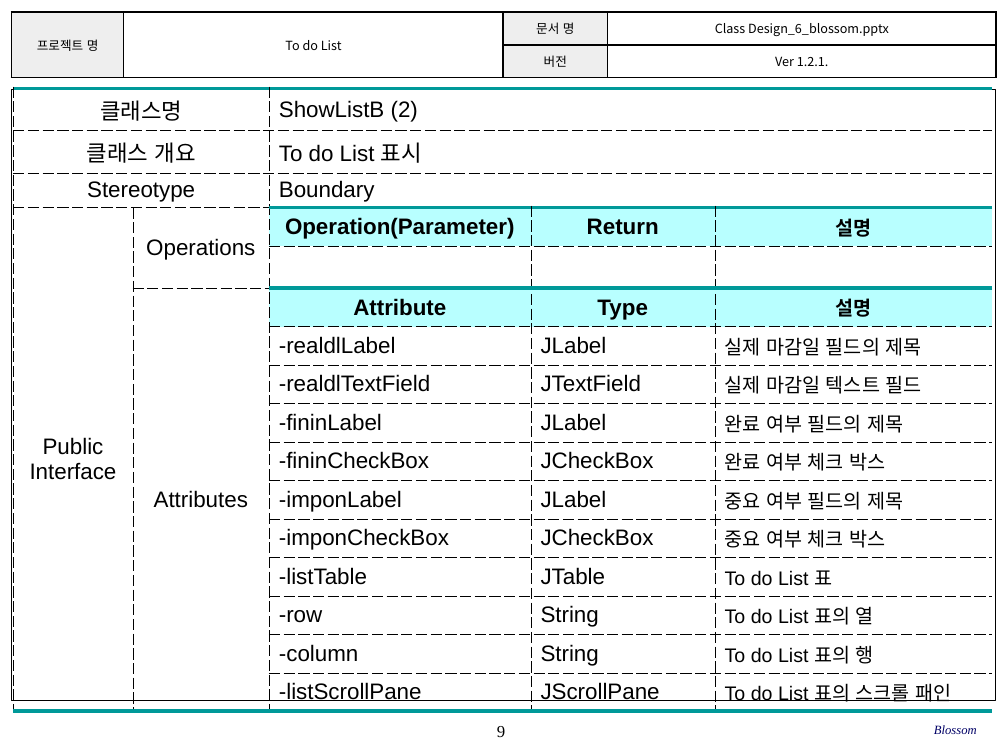
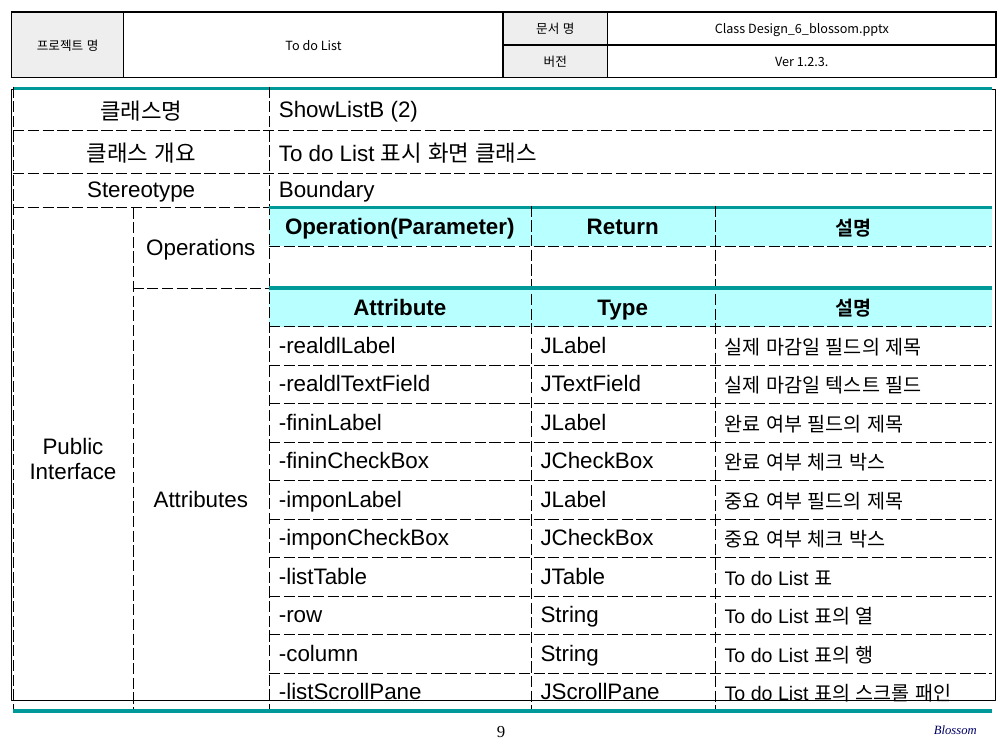
Before and after one commit to SE-admin/SE2017_6_blossom, a slide deck: slide 9 of doc/3_ 설계서/Class Design_6_blossom.pptx. Drawn at 1008x756 pixels with LibreOffice and Linux fonts; fonts in the diff are those of the drawing; background and template pictures are left out. Boxes give left, top, right and bottom in pixels: in the first picture for what was removed or moved away, otherwise in the second. Text is boxed around its words. In the diff, an @@ line names an element or a change of style, - is before the commit and + after.

Commit message:
2017 - 05 - 26	Ver 1.2.3.	Boundary 클래스 개요 및 Operations 수정	임현

```diff
--- a/doc/3_ 설계서/Class Design_6_blossom.pptx
+++ b/doc/3_ 설계서/Class Design_6_blossom.pptx
@@ table at <box>11,12,996,78</box> @@
-row 2, column 4: Ver 1.2.1.
+row 2, column 4: Ver 1.2.3.
@@ table at <box>13,89,992,706</box> @@
-row 2, column 3: To do List 표시
+row 2, column 3: To do List 표시 화면 클래스
```
Also in this commit, not shown: 23 other slides changed.
